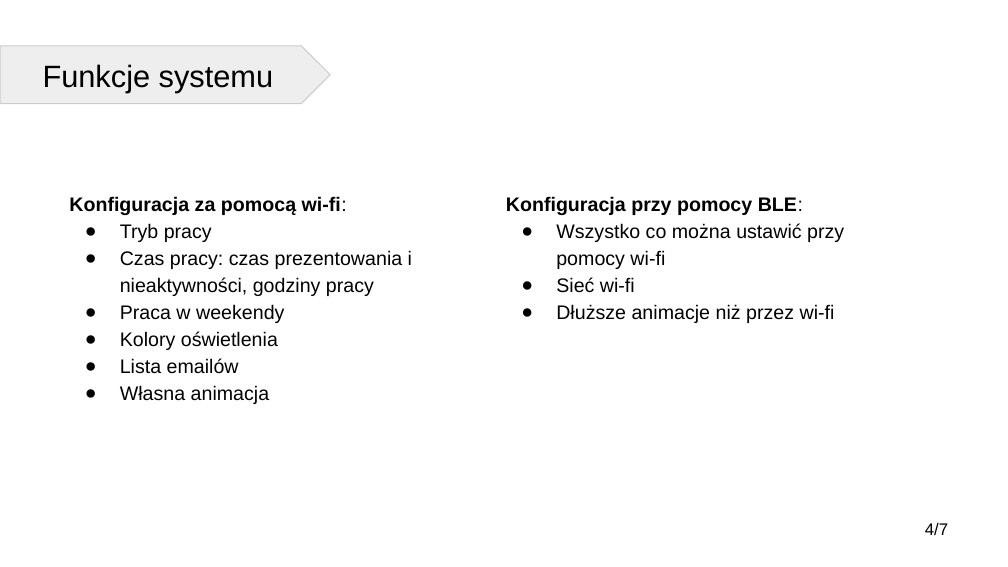
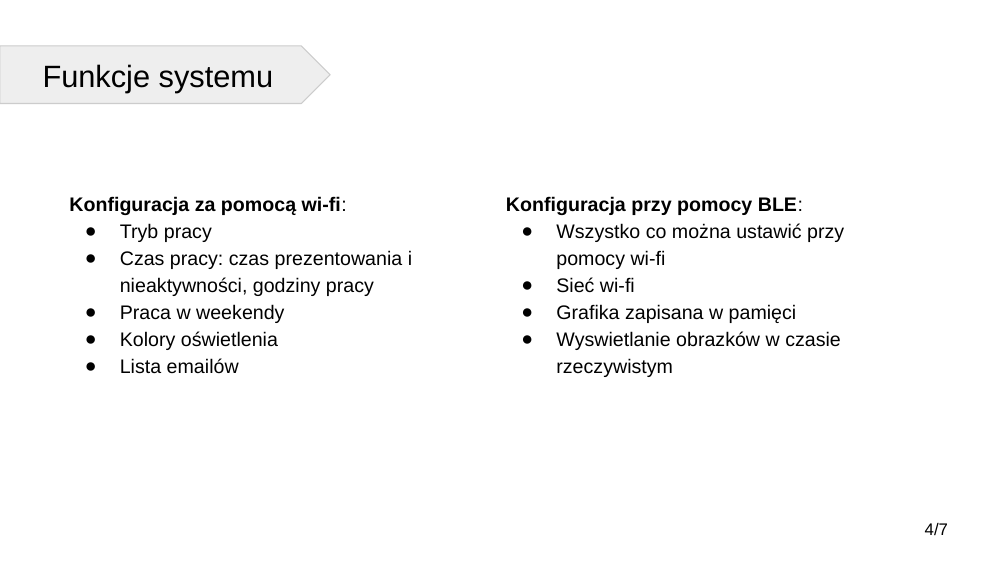
Before and after one commit to H1kosso/fountain-app, a slide deck: slide 4 of Preview/Praca dyplomowa - HMI do kurtyny wodnej.pptx. Drawn at 1008x567 pixels with LibreOffice and Linux fonts; fonts in the diff are those of the drawing. Boxes give left, top, right and bottom in pixels: in the first picture for what was removed or moved away, otherwise in the second. Text is boxed around its words. In the diff, an @@ line names an element or a change of style, - is before the commit and + after.

```diff
--- a/Preview/Praca dyplomowa - HMI do kurtyny wodnej.pptx
+++ b/Preview/Praca dyplomowa - HMI do kurtyny wodnej.pptx
@@ text at [556,304,841,377]: text changed @@
-● Dłuższe animacje niż przez wi-fi
+● Grafika zapisana w pamięci
+● Wyswietlanie obrazków w czasie rzeczywistym
@@ text at [120,385,270,404]: paragraph removed @@
-● Własna animacja
```
Also in this commit, not shown: 4 other slides changed, 1 other file.
